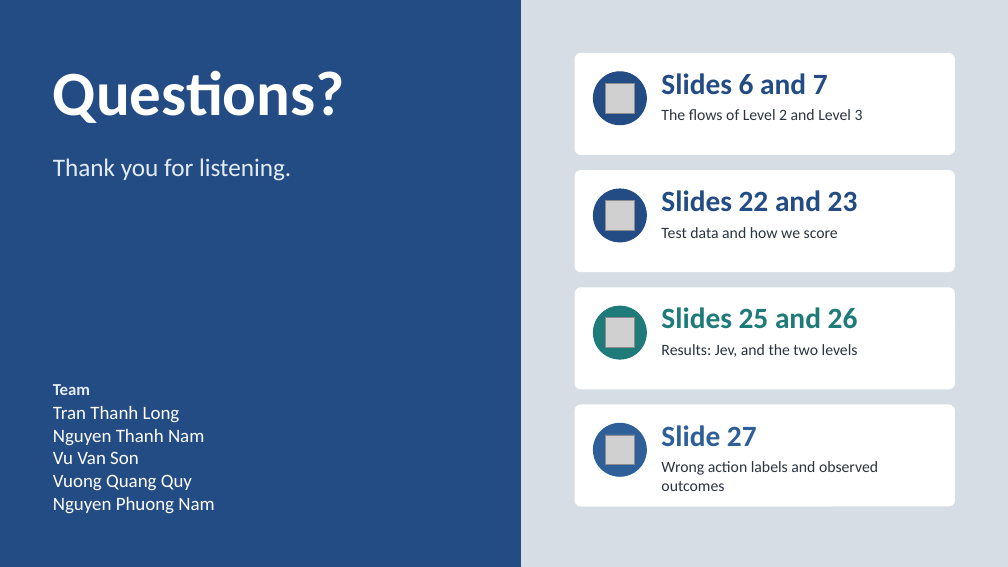
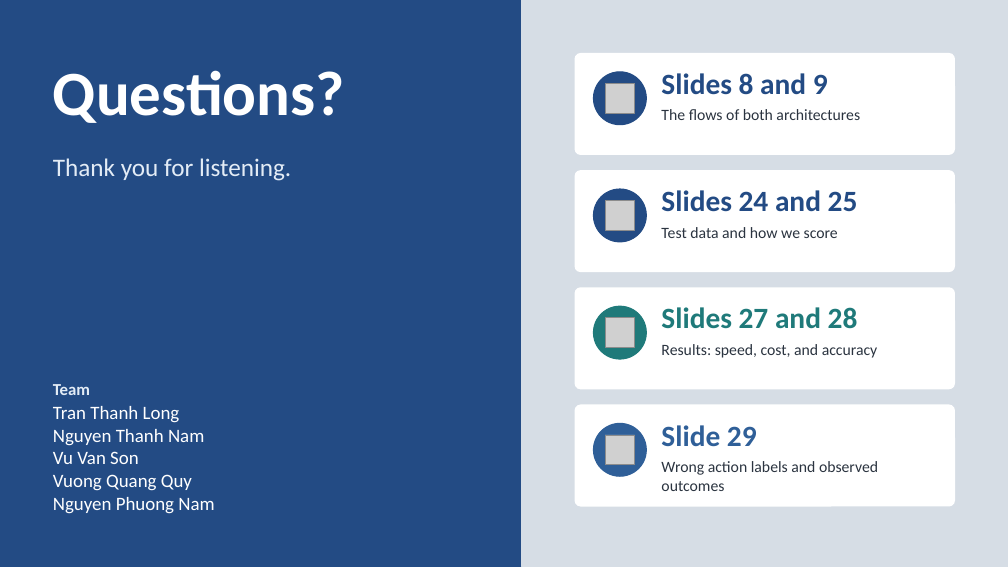
Before and after one commit to neilonthesky/english-presentation, a slide deck: slide 33 of slides/deck.pptx (slide 30 before the commit). Drawn at 1008x567 pixels with LibreOffice and Linux fonts; fonts in the diff are those of the drawing; grey boxes stand for pictures. Boxes give left, top, right and bottom in pixels: in the first picture for what was removed or moved away, otherwise in the second. Text is boxed around its words. In the diff, an @@ line names an element or a change of style, - is before the commit and + after.

```diff
--- a/slides/deck.pptx
+++ b/slides/deck.pptx
@@ text at (661, 73, 828, 95): text changed @@
-Slides 6 and 7
+Slides 8 and 9
@@ text at (661, 109, 860, 120): text changed @@
-The flows of Level 2 and Level 3
+The flows of both architectures
@@ text at (661, 190, 858, 212): text changed @@
-Slides 22 and 23
+Slides 24 and 25
@@ text at (661, 307, 858, 329): text changed @@
-Slides 25 and 26
+Slides 27 and 28
@@ text at (661, 344, 878, 358): text changed @@
-Results: Jev, and the two levels
+Results: speed, cost, and accuracy
@@ text at (661, 425, 757, 447): text changed @@
-Slide 27
+Slide 29
```
Also in this commit, not shown: 25 other slides changed, 6 slides added, 3 slides removed, 8 other files.
